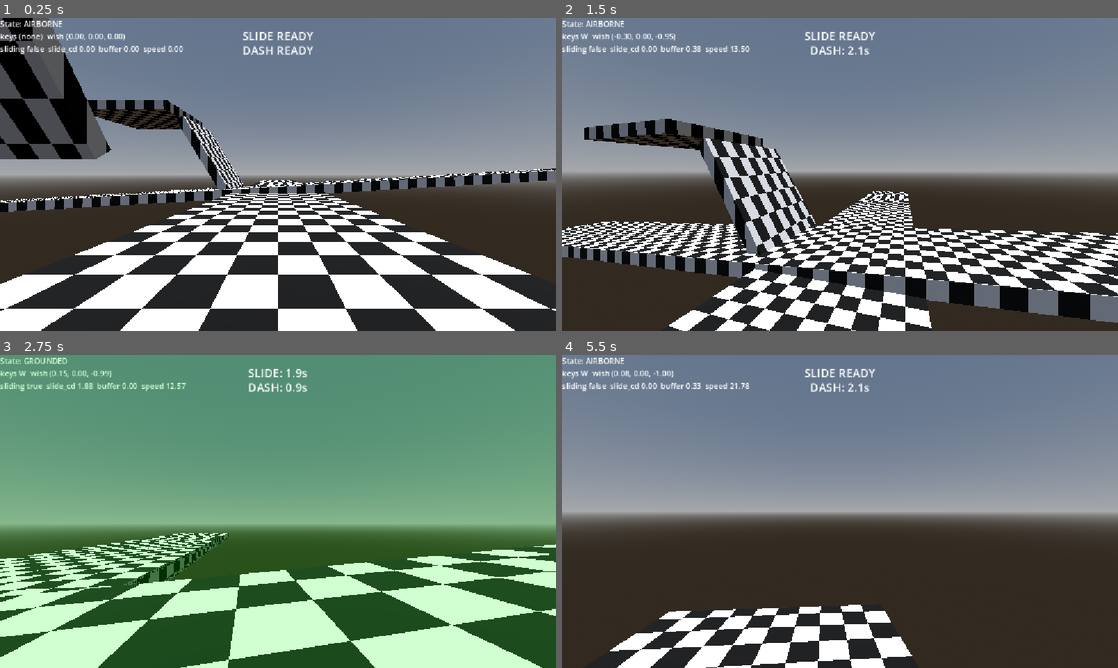
Above: before the commit, frames 1-4 (two rows, left to right).
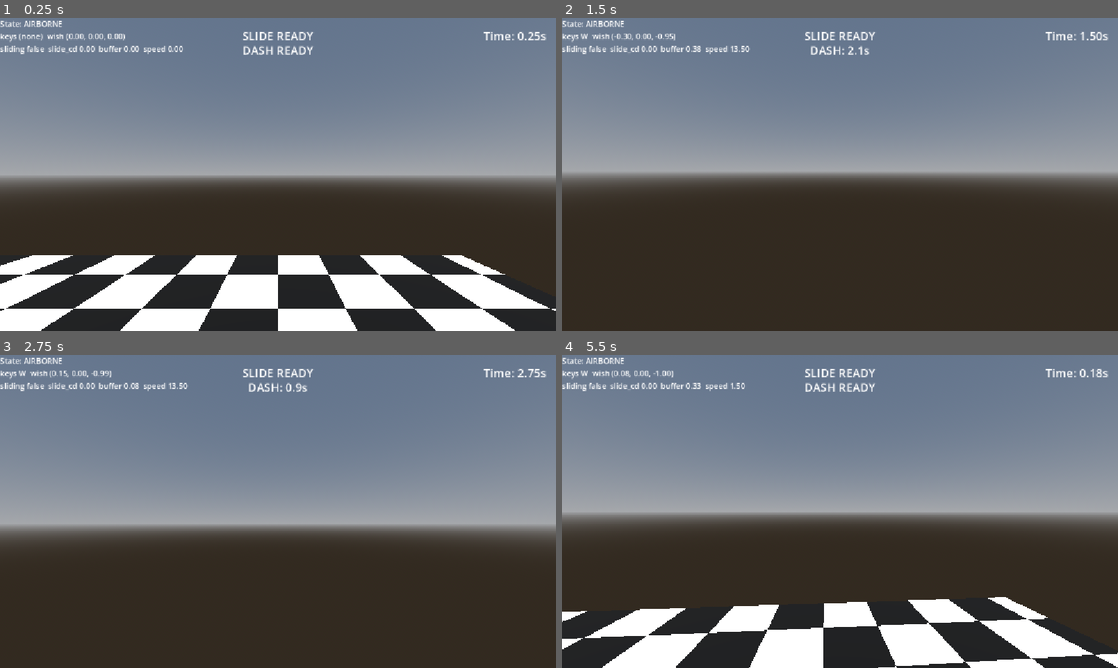
Above: after the commit, the same moments.

Repository: Dolphinos7/GodotSchmovementThing
Game: Godot game, scene res://node_3d.tscn
Two runs of this game, one before a commit and one after it. Both use one fixed random seed, a clock stepped at 60 frames per second and the inputs below.
Inputs (mouse positions are in pixels of both pictures, inside the frame that each line leads up to):
- Up to frame 1 (0.25 s): no input
- Up to frame 2 (1.5 s): tap Enter (ui_accept) at 0.5, 0.77 s; move the mouse to (867, 174) at 0.52 s; hold W (move_forward) from 0.53 s (still down); tap E (dash) at 0.6 s; tap R (slide) at 0.8, 1.35 s; move the mouse to (812, 174) at 1.27 s
- Up to frame 3 (2.75 s): keep holding W (move_forward); tap Enter (ui_accept) at 1.52 s; tap E (dash) at 1.55, 2.1 s; move the mouse to (289, 505) at 2.02 s; tap R (slide) at 2.3 s
- Up to frame 4 (5.5 s): keep holding W (move_forward); move the mouse to (834, 517) at 2.77 s; tap R (slide) at 2.85, 3.8, 4.35, 5.3 s; tap Enter (ui_accept) at 3.02, 3.77, 4.52 s; tap E (dash) at 3.05, 3.6, 4.55, 5.1 s; move the mouse to (878, 514) at 3.52 s; move the mouse to (795, 508) at 4.27 s; move the mouse to (845, 511) at 5.02 s

The runs differ from the first frame. In frame 1, 18% of the frame differs, in the area x 0-100%, y 0-82%; in frame 2, 21%; in frame 3, 99%, in the area x 0-100%, y 0-100%; in frame 4, 9.6%.

Commit message:
technically its a game

Diff:
--- /dev/null
+++ b/Coin.gd
@@ -0,0 +1,22 @@
+extends Area3D
+
+@export var time_bonus: float = 2.0 # seconds subtracted from your run when grabbed
+
+func _ready() -> void:
+	add_to_group("coins")
+	body_entered.connect(_on_body_entered)
+
+func _on_body_entered(body: Node3D) -> void:
+	if body.has_method("add_time_penalty"):
+		body.add_time_penalty(-time_bonus)
+		_collect()
+
+func _collect() -> void:
+	monitoring = false
+	visible = false
+
+# Called by the player on respawn (see Schmove.gd) so the coin is available
+# again on the next attempt instead of staying grabbed forever.
+func reset() -> void:
+	monitoring = true
+	visible = true
--- /dev/null
+++ b/FinishLine.gd
@@ -0,0 +1,8 @@
+extends Area3D
+
+func _ready() -> void:
+	body_entered.connect(_on_body_entered)
+
+func _on_body_entered(body: Node3D) -> void:
+	if body.has_method("finish_run"):
+		body.finish_run()
--- /dev/null
+++ b/Obstacle.gd
@@ -0,0 +1,10 @@
+extends Area3D
+
+@export var time_penalty: float = 3.0 # seconds added to your run when touched
+
+func _ready() -> void:
+	body_entered.connect(_on_body_entered)
+
+func _on_body_entered(body: Node3D) -> void:
+	if body.has_method("add_time_penalty"):
+		body.add_time_penalty(time_penalty)
--- a/RampSurface.gd
+++ b/RampSurface.gd
@@ -1,3 +1,3 @@
 extends CSGBox3D
 
-@export var bounce: float = 2.0
+@export var bounce: float = 0.0
--- a/Schmove.gd
+++ b/Schmove.gd
@@ -8,7 +8,7 @@
 const JUMP_VELOCITY = 6.0 # upward velocity applied on jump - tuned down so bouncing off a ramp clearly beats it
 const DOUBLE_JUMP_VELOCITY = 9.0 # upward velocity applied on the one extra airborne jump
 
-const AIR_ACCEL = 300.0 # how sharply turning redirects air velocity - surf servers crank this way up from Source's strict default for fast, sharp turns
+const AIR_ACCEL = 200.0 # how sharply turning redirects air velocity - surf servers crank this way up from Source's strict default for fast, sharp turns
 const AIR_STRAFE_SPEED = 1.5 # cap on holding a static direction in air - must keep turning to gain more than this
 
 const DASH_SPEED = 12.0 # velocity impulse added in the dash direction
@@ -18,8 +18,13 @@
 const SLIDE_DURATION = 1.5 # seconds a slide stays active once triggered
 const SLIDE_COOLDOWN = 2.0 # seconds before slide can be triggered again
 const SLIDE_BUFFER_WINDOW = 0.5 # seconds an airborne slide press stays buffered, waiting for you to land
+const SLIDE_STEER_RATE = 2.0 # how fast a slide's direction can turn toward held input while above SPEED - magnitude is handled separately by GROUND_FRICTION
 
 const RAMP_BOUNCE_MULTIPLIER = 2.0 # scales a surface's exported "bounce" value (see RampSurface.gd) into the restitution used in _bounce_off_ramps
+
+const FALL_RESPAWN_Y = -50.0 # world Y below which you respawn at the start instead of falling forever
+
+const FLOOR_MAX_ANGLE_DEGREES = 45.0 # surfaces steeper than this count as a ramp (AIRBORNE/bounce), not walkable floor
 
 # --- Node references ---------------------------------------------------------
 
@@ -31,10 +36,12 @@
 var slide_tint: ColorRect
 var slide_cooldown_label: Label
 var dash_cooldown_label: Label
+var timer_label: Label
 
 # --- Runtime state -------------------------------------------------------------
 
 var state: State = State.AIRBORNE
+var respawn_position := Vector3.ZERO
 
 var mouse_sens := 0.3
 var camera_anglev := 0.0
@@ -50,11 +57,17 @@
 
 var debug_wish_dir := Vector3.ZERO
 
+var run_time := 0.0
+var best_time := -1.0 # -1 means no completed run yet
+var last_run_time := -1.0
+
 # --- Lifecycle -----------------------------------------------------------------
 
 func _ready() -> void:
 	Input.mouse_mode = Input.MOUSE_MODE_CAPTURED
-	_build_slide_ui()
+	floor_max_angle = deg_to_rad(FLOOR_MAX_ANGLE_DEGREES)
+	respawn_position = global_position
+	_build_hud()
 
 func _input(event: InputEvent) -> void:
 	if event is InputEventKey:
@@ -70,6 +83,12 @@
 			$Schmeepera.rotate_x(deg_to_rad(changev))
 
 func _physics_process(delta: float) -> void:
+	if global_position.y < FALL_RESPAWN_Y:
+		_respawn()
+		return
+
+	run_time += delta
+
 	var input_dir := Input.get_vector("move_left", "move_right", "move_forward", "move_back")
 
 	# Wish direction follows your held key combo rotated by view yaw only -
@@ -106,7 +125,7 @@
 	move_and_slide()
 	_bounce_off_ramps()
 	_update_debug_label()
-	_update_slide_ui()
+	_update_hud()
 
 # --- State machine ---------------------------------------------------------------
 
@@ -123,23 +142,57 @@
 	else:
 		state = State.AIRBORNE
 
+func _respawn() -> void:
+	global_position = respawn_position
+	velocity = Vector3.ZERO
+	state = State.AIRBORNE
+	can_air_dash = true
+	can_double_jump = true
+	is_sliding = false
+	dash_cooldown = 0.0
+	slide_cooldown = 0.0
+	slide_time_remaining = 0.0
+	slide_buffer_time_remaining = 0.0
+	run_time = 0.0
+	get_tree().call_group("coins", "reset")
+
+# Called by FinishLine.gd when the player enters the finish trigger area.
+func finish_run() -> void:
+	last_run_time = run_time
+	if best_time < 0.0 or run_time < best_time:
+		best_time = run_time
+	_respawn()
+
+# Called by Obstacle.gd (positive seconds) and Coin.gd (negative seconds).
+func add_time_penalty(seconds: float) -> void:
+	run_time = max(run_time + seconds, 0.0)
+
 func _process_grounded(direction: Vector3, delta: float) -> void:
 	var horizontal_speed: float = Vector2(velocity.x, velocity.z).length()
 	var target_speed: float = SPEED if direction else 0.0
 
 	var new_speed: float
+	var horizontal_dir: Vector3
 	if not is_sliding or horizontal_speed <= SPEED:
 		# Normal walking/stopping - snap straight to target, same as before.
 		# Also applies if you're carrying excess speed but aren't sliding -
 		# that's what makes dashing without sliding a non-event on the ground.
 		new_speed = target_speed
+		horizontal_dir = direction if direction else Vector3(velocity.x, 0, velocity.z).normalized()
 	else:
 		# Sliding and carrying more speed than base walk allows (e.g. just
-		# dashed) - bleed the excess off gradually via friction instead of
-		# snapping back down to walk speed instantly.
+		# dashed, or just landed carrying air speed) - bleed the excess off
+		# gradually via friction, and steer gradually too instead of
+		# snapping your whole momentum onto whatever you're holding in one
+		# frame (that snap is what caused the fling-on-landing bug).
 		new_speed = move_toward(horizontal_speed, target_speed, GROUND_FRICTION * delta)
-
-	var horizontal_dir: Vector3 = direction if direction else Vector3(velocity.x, 0, velocity.z).normalized()
+		var current_dir: Vector3 = Vector3(velocity.x, 0, velocity.z).normalized()
+		if direction:
+			var steer_weight: float = clamp(SLIDE_STEER_RATE * delta, 0.0, 1.0)
+			horizontal_dir = current_dir.slerp(direction, steer_weight)
+		else:
+			horizontal_dir = current_dir
+
 	velocity.x = horizontal_dir.x * new_speed
 	velocity.z = horizontal_dir.z * new_speed
 
@@ -259,8 +312,17 @@
 
 # --- UI / debug --------------------------------------------------------------------
 
-func _build_slide_ui() -> void:
+func _build_hud() -> void:
 	var canvas_layer: CanvasLayer = $"../CanvasLayer"
+
+	timer_label = Label.new()
+	timer_label.text = "Time: 0.00s"
+	timer_label.add_theme_font_size_override("font_size", 24)
+	timer_label.horizontal_alignment = HORIZONTAL_ALIGNMENT_RIGHT
+	timer_label.set_anchors_preset(Control.PRESET_TOP_RIGHT)
+	timer_label.position = Vector2(-240.0, 20.0)
+	timer_label.size = Vector2(220.0, 80.0)
+	canvas_layer.add_child(timer_label)
 
 	slide_tint = ColorRect.new()
 	slide_tint.color = Color(0.0, 1.0, 0.0, 0.0)
@@ -314,7 +376,7 @@
 		State.AIRBORNE:
 			debug_label.text = "State: AIRBORNE\n%s\n%s" % [input_line, slide_line]
 
-func _update_slide_ui() -> void:
+func _update_hud() -> void:
 	slide_tint.color = Color(0.0, 1.0, 0.0, 0.18 if is_sliding else 0.0)
 
 	if slide_cooldown <= 0.0:
@@ -326,3 +388,10 @@
 		dash_cooldown_label.text = "DASH READY"
 	else:
 		dash_cooldown_label.text = "DASH: %.1fs" % dash_cooldown
+
+	var timer_text: String = "Time: %.2fs" % run_time
+	if best_time >= 0.0:
+		timer_text += "\nBest: %.2fs" % best_time
+	if last_run_time >= 0.0:
+		timer_text += "\nLast: %.2fs" % last_run_time
+	timer_label.text = timer_text
--- /dev/null
+++ b/area_3d.gd
@@ -0,0 +1,11 @@
+extends "res://FinishLine.gd"
+
+
+# Called when the node enters the scene tree for the first time.
+func _ready() -> void:
+	pass # Replace with function body.
+
+
+# Called every frame. 'delta' is the elapsed time since the previous frame.
+func _process(delta: float) -> void:
+	pass
--- a/node_3d.tscn
+++ b/node_3d.tscn
@@ -2,13 +2,13 @@
 
 [ext_resource type="Script" uid="uid://bhcqaag0xc0" path="res://Schmove.gd" id="1_a202f"]
 [ext_resource type="Shader" uid="uid://drgt6641jf3ph" path="res://node_3d.gdshader" id="1_noarx"]
-[ext_resource type="Script" path="res://RampSurface.gd" id="2_rampsurface"]
+[ext_resource type="Script" uid="uid://dggcuklx1q0b8" path="res://RampSurface.gd" id="2_rampsurface"]
+[ext_resource type="Script" uid="uid://dbb8g3d8yw1ex" path="res://FinishLine.gd" id="4_r3fl7"]
+[ext_resource type="Script" uid="uid://rkxhamp1fin4" path="res://Coin.gd" id="5_jka67"]
+[ext_resource type="Script" uid="uid://orwqgclegg50" path="res://Obstacle.gd" id="6_i5arm"]
+[ext_resource type="Shader" uid="uid://dl5h6n57m163y" path="res://trigger_glow.gdshader" id="6_wc5p8"]
 
 [sub_resource type="ShaderMaterial" id="ShaderMaterial_noarx"]
-render_priority = 0
-shader = ExtResource("1_noarx")
-
-[sub_resource type="ShaderMaterial" id="ShaderMaterial_a0tk4"]
 render_priority = 0
 shader = ExtResource("1_noarx")
 
@@ -23,82 +23,71 @@
 background_mode = 2
 sky = SubResource("Sky_0maeq")
 
+[sub_resource type="BoxShape3D" id="BoxShape3D_r3fl7"]
+
+[sub_resource type="SphereShape3D" id="SphereShape3D_r3fl7"]
+
+[sub_resource type="SphereMesh" id="SphereMesh_lrbwi"]
+
+[sub_resource type="ShaderMaterial" id="ShaderMaterial_jqnhf"]
+render_priority = 0
+shader = ExtResource("6_wc5p8")
+shader_parameter/glow_color = Color(1, 0.85, 0.2, 1)
+shader_parameter/base_alpha = 0.12
+shader_parameter/rim_alpha = 0.7
+shader_parameter/pulse_speed = 2.0
+
+[sub_resource type="BoxShape3D" id="BoxShape3D_lrbwi"]
+size = Vector3(1, 1, 1.0043945)
+
+[sub_resource type="ShaderMaterial" id="ShaderMaterial_wc5p8"]
+render_priority = 0
+shader = ExtResource("6_wc5p8")
+shader_parameter/glow_color = Color(1, 0.14901961, 0.14901961, 1)
+shader_parameter/base_alpha = 0.12
+shader_parameter/rim_alpha = 0.7
+shader_parameter/pulse_speed = 2.0
+
+[sub_resource type="BoxMesh" id="BoxMesh_lrbwi"]
+material = SubResource("ShaderMaterial_wc5p8")
+size = Vector3(1, 1, 1.0146484)
+
 [node name="Node3D" type="Node3D" unique_id=1622552029]
 
-[node name="StartingPlatform" type="CSGBox3D" parent="." unique_id=1585047234]
-transform = Transform3D(10, 0, 0, 0, 1, 0, 0, 0, 151.35776, 0, 6.7852335, 0)
+[node name="Spawn" type="CSGBox3D" parent="." unique_id=1380808051]
+transform = Transform3D(10, 0, 0, 0, 1, 0, 0, 0, 10, 0, 6.7852335, 0)
 use_collision = true
+size = Vector3(0.89453125, 1, 1)
 material = SubResource("ShaderMaterial_noarx")
+script = ExtResource("2_rampsurface")
 
-[node name="StartingPlatform3" type="CSGBox3D" parent="." unique_id=718337179]
-transform = Transform3D(-1.0998204, 0, -993.93353, 0, 1, 0, 9.939336, 0, -109.98203, -493.89655, 5.221443, 28.155228)
+[node name="BridgeSide1" type="CSGBox3D" parent="." unique_id=2069496280]
+transform = Transform3D(54.775665, 0, 0, 0, 1, 0, 0, 0, 10, -27.936087, 6.7852335, 0)
 use_collision = true
+size = Vector3(0.89453125, 1, 1)
 material = SubResource("ShaderMaterial_noarx")
+script = ExtResource("2_rampsurface")
 
-[node name="StartingPlatform2" type="CSGBox3D" parent="." unique_id=998609187]
-transform = Transform3D(-0.0010089976, 0.05780927, 151.10461, 0.2060235, -0.99811554, 8.748338, 9.997877, 0.02057372, -0.16502436, 33.460884, 9.262046, -26.96843)
+[node name="BridgeSide2" type="CSGBox3D" parent="." unique_id=1232573793]
+transform = Transform3D(50, 0, 0, 0, 1, 0, 0, 0, 10, -123.31379, 6.7852335, 0)
 use_collision = true
+size = Vector3(0.89453125, 1, 1)
 material = SubResource("ShaderMaterial_noarx")
+script = ExtResource("2_rampsurface")
 
-[node name="Ramp1" type="CSGBox3D" parent="." unique_id=1830246044]
-transform = Transform3D(10, 0, 0, 0, 0.5284383, 8.489717, 0, -0.84897166, 5.2843833, -13.408764, 5.3094645, 3.2776985)
+[node name="BridgeUp1" type="CSGBox3D" parent="." unique_id=1906094794]
+transform = Transform3D(10.606602, 0.7071067, 0, -10.606602, 0.7071067, 0, 0, 0, 10, -56.703766, 11.7852335, 0)
+use_collision = true
+size = Vector3(0.89453125, 1, 1)
+material = SubResource("ShaderMaterial_noarx")
 script = ExtResource("2_rampsurface")
+
+[node name="BridgeUp2" type="CSGBox3D" parent="." unique_id=1853699785]
+transform = Transform3D(10.606602, -0.70710677, 0, 10.606602, 0.70710677, 0, 0, 0, 10, -95.9924, 11.7852335, 0)
 use_collision = true
+size = Vector3(0.89453125, 1, 1)
 material = SubResource("ShaderMaterial_noarx")
-
-[node name="Ramp7" type="CSGBox3D" parent="." unique_id=1949275128]
-transform = Transform3D(10, 0, 0, 0, 0.5284383, 8.489717, 0, -0.84897166, 5.2843833, -87.540436, 81.511154, -13.743711)
 script = ExtResource("2_rampsurface")
-use_collision = true
-material = SubResource("ShaderMaterial_noarx")
-
-[node name="Ramp8" type="CSGBox3D" parent="." unique_id=1440138390]
-transform = Transform3D(10, 0, 0, 0, 0.5284383, 8.489717, 0, -0.84897166, 5.2843833, -47.111977, 54.555428, 18.920368)
-script = ExtResource("2_rampsurface")
-use_collision = true
-material = SubResource("ShaderMaterial_noarx")
-
-[node name="Ramp9" type="CSGBox3D" parent="." unique_id=1181203791]
-transform = Transform3D(10, 0, 0, 0, 0.5284383, 8.489717, 0, -0.84897166, 5.2843833, -27.88308, 41.873966, -18.635696)
-script = ExtResource("2_rampsurface")
-use_collision = true
-material = SubResource("ShaderMaterial_noarx")
-
-[node name="Ramp10" type="CSGBox3D" parent="." unique_id=761933598]
-transform = Transform3D(10, 0, 0, 0, 0.5284383, 8.489717, 0, -0.84897166, 5.2843833, -13.408764, 26.34232, 3.2776985)
-script = ExtResource("2_rampsurface")
-use_collision = true
-material = SubResource("ShaderMaterial_noarx")
-
-[node name="Ramp11" type="CSGBox3D" parent="." unique_id=602868242]
-transform = Transform3D(10, 0, 0, 0, 0.5284383, 8.489717, 0, -0.84897166, 5.2843833, -13.408764, 14.461266, -7.193824)
-script = ExtResource("2_rampsurface")
-use_collision = true
-material = SubResource("ShaderMaterial_noarx")
-
-[node name="Ramp4" type="CSGBox3D" parent="." unique_id=645301887]
-transform = Transform3D(9.999999, 0, 0, 0, -4.3711385e-08, -9.999999, 0, 0.99999994, -4.3711384e-07, -13.408764, 5.3094645, -5.2013836)
-script = ExtResource("2_rampsurface")
-use_collision = true
-material = SubResource("ShaderMaterial_noarx")
-
-[node name="Ramp5" type="CSGBox3D" parent="." unique_id=1832282128]
-transform = Transform3D(58.141254, 0, 0, 0, 0.2592177, 21.715748, 0, 0.33386147, -16.860603, -86.10516, -53.81817, 6.601597)
-script = ExtResource("2_rampsurface")
-use_collision = true
-material = SubResource("ShaderMaterial_noarx")
-
-[node name="Ramp2" type="CSGBox3D" parent="." unique_id=87222236]
-transform = Transform3D(36.81682, -0.20658222, 3.3188825, 15.637189, 0.4863855, -7.8141093, 0, 0.8489717, 5.284383, -42.216515, -4.179264, -4.137393)
-script = ExtResource("2_rampsurface")
-use_collision = true
-material = SubResource("ShaderMaterial_noarx")
-
-[node name="Ramp3" type="CSGBox3D" parent="." unique_id=1471493043]
-transform = Transform3D(25.871592, 0.7626684, 0, -16.120928, 0.34178853, -8.489717, -25.899353, 0.5491062, 5.2843833, -79.71722, -25.417906, 12.44233)
-script = ExtResource("2_rampsurface")
-use_collision = true
-material = SubResource("ShaderMaterial_a0tk4")
 
 [node name="Schmeep" type="CharacterBody3D" parent="." unique_id=1731043971]
 transform = Transform3D(1, 0, 0, 0, 1, 0, 0, 0, 1, 0, 9.585303, 0)
@@ -121,15 +110,35 @@
 offset_right = 50.0
 offset_bottom = 23.0
 
-[node name="Ramp12" type="CSGBox3D" parent="." unique_id=747227960]
-transform = Transform3D(9.999999, 0, 0, 0, 0.9998579, -0.16854, 0, 0.016853899, 9.998579, -16.68877, 16.68172, -26.37132)
-script = ExtResource("2_rampsurface")
-use_collision = true
-material = SubResource("ShaderMaterial_noarx")
+[node name="Finish" type="Area3D" parent="." unique_id=221439306]
+transform = Transform3D(1, 0, 0, 0, 1, 0, 0, 0, 1, -138.65079, 11.582396, 0)
+script = ExtResource("4_r3fl7")
 
-[node name="Ramp6" type="CSGBox3D" parent="." unique_id=2069496280]
-transform = Transform3D(-0.28773072, 0.8486201, -5.282195, 0, 0.5284383, 8.489717, 9.99586, 0.024427494, -0.15204847, -8.596883, 11.556691, -27.909195)
-script = ExtResource("2_rampsurface")
-use_collision = true
-size = Vector3(0.89453125, 1, 1)
-material = SubResource("ShaderMaterial_noarx")
+[node name="CollisionShape3D" type="CollisionShape3D" parent="Finish" unique_id=184336971]
+transform = Transform3D(10, 0, 0, 0, 10, 0, 0, 0, 10, -2.0878448, -0.17644787, 0)
+shape = SubResource("BoxShape3D_r3fl7")
+
+[node name="Coin" type="Area3D" parent="." unique_id=889571003]
+transform = Transform3D(1, 0, 0, 0, 1, 0, 0, 0, 1, -78.44222, 22.255747, -1.7563896)
+script = ExtResource("5_jka67")
+
+[node name="CollisionShape3D" type="CollisionShape3D" parent="Coin" unique_id=417748852]
+transform = Transform3D(10, 0, 0, 0, 10, 0, 0, 0, 10, -2.0878448, -0.17644787, 0)
+shape = SubResource("SphereShape3D_r3fl7")
+
+[node name="MeshInstance3D" type="MeshInstance3D" parent="Coin" unique_id=2099310784]
+transform = Transform3D(10, 0, 0, 0, 10, 0, 0, 0, 10, -2.1558075, -0.20245743, 0.033561826)
+mesh = SubResource("SphereMesh_lrbwi")
+surface_material_override/0 = SubResource("ShaderMaterial_jqnhf")
+
+[node name="Obstacle" type="Area3D" parent="." unique_id=622291141]
+transform = Transform3D(1, 0, 0, 0, 1, 0, 0, 0, 1, -67.54061, 22.255747, -1.7563896)
+script = ExtResource("6_i5arm")
+
+[node name="CollisionShape3D" type="CollisionShape3D" parent="Obstacle" unique_id=1845560995]
+transform = Transform3D(10, 0, 0, 0, 10, 0, 0, 0, 10, -2.0878448, -0.17644691, 1.5266051)
+shape = SubResource("BoxShape3D_lrbwi")
+
+[node name="MeshInstance3D" type="MeshInstance3D" parent="Obstacle" unique_id=1925352002]
+transform = Transform3D(10, 0, 0, 0, 10, 0, 0, 0, 10, -2.5661926, -0.17720795, 1.5925031)
+mesh = SubResource("BoxMesh_lrbwi")
--- /dev/null
+++ b/trigger_glow.gdshader
@@ -0,0 +1,30 @@
+shader_type spatial;
+render_mode blend_mix, depth_draw_always, cull_disabled, unshaded;
+
+uniform vec4 glow_color : source_color = vec4(1.0, 0.85, 0.2, 1.0);
+uniform float base_alpha : hint_range(0.0, 1.0) = 0.12;
+uniform float rim_alpha : hint_range(0.0, 1.0) = 0.7;
+uniform float pulse_speed : hint_range(0.0, 5.0) = 2.0;
+
+varying vec3 world_position;
+varying vec3 world_normal;
+
+void vertex() {
+	world_position = (MODEL_MATRIX * vec4(VERTEX, 1.0)).xyz;
+	world_normal = normalize((MODEL_MATRIX * vec4(NORMAL, 0.0)).xyz);
+}
+
+void fragment() {
+	// Fresnel: close to 0 when looking straight at a face, close to 1 at
+	// grazing/edge angles - this is what makes the rim brighter than the
+	// flat faces, like a soap-bubble/force-field look.
+	vec3 view_dir = normalize(CAMERA_POSITION_WORLD - world_position);
+	float fresnel = pow(1.0 - abs(dot(world_normal, view_dir)), 2.0);
+
+	float pulse = 0.5 + 0.5 * sin(TIME * pulse_speed);
+	float alpha = base_alpha + fresnel * rim_alpha * (0.7 + 0.3 * pulse);
+
+	ALBEDO = glow_color.rgb;
+	EMISSION = glow_color.rgb * (0.4 + fresnel);
+	ALPHA = clamp(alpha * glow_color.a, 0.0, 1.0);
+}
Not shown, added: Coin.gd.uid
Not shown, added: FinishLine.gd.uid
Not shown, added: Obstacle.gd.uid
Not shown, added: area_3d.gd.uid
Not shown, added: trigger_glow.gdshader.uid
